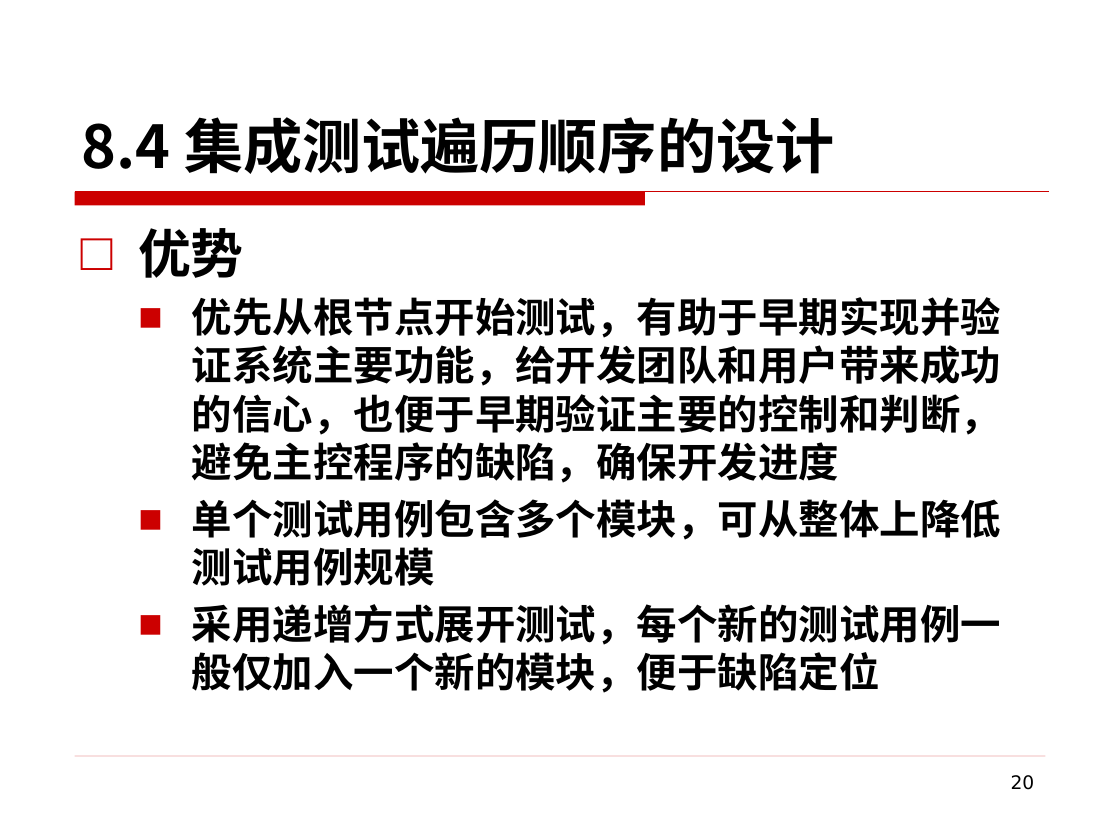
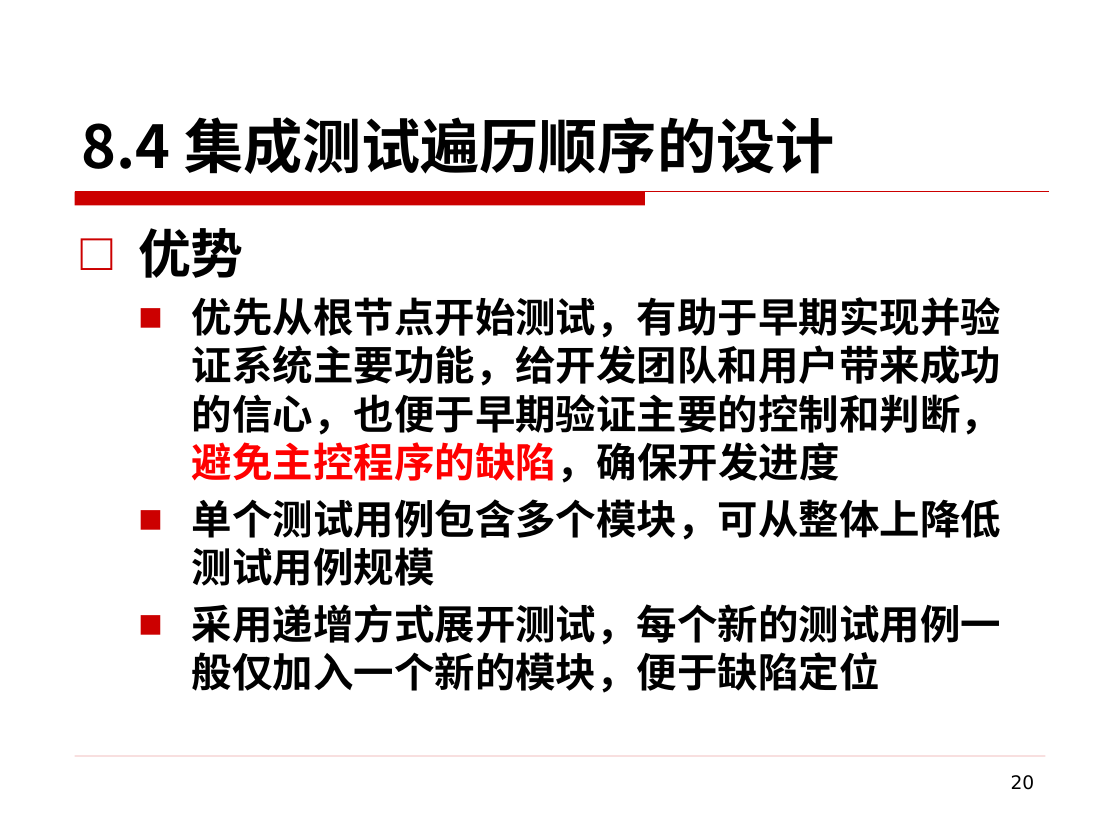
Before and after one commit to edu2act/course-foundation-software-tesing, a slide deck: slide 20 of PPT/第三部分 软件测试应用/8 集成测试.pptx. Drawn at 1120x840 pixels with LibreOffice and Linux fonts; fonts in the diff are those of the drawing; background and template pictures are left out. Boxes give left, top, right and bottom in pixels: in the first picture for what was removed or moved away, otherwise in the second. Text is boxed around its words. In the diff, an @@ line names an element or a change of style, - is before the commit and + after.

Commit message:
系统测试

```diff
--- a/PPT/第三部分 软件测试应用/8 集成测试.pptx
+++ b/PPT/第三部分 软件测试应用/8 集成测试.pptx
@@ text at box(192, 297, 1001, 483): text colour #000000 to #FF0000 in "优先从根节点开始测试，有助于早期实现并验证系统主要功能，给开发团队和用户带来成功的信心，也便于早期验证主要的控制和判断， ..." @@
```
Also in this commit, not shown: 5 other slides changed, 7 other files.
